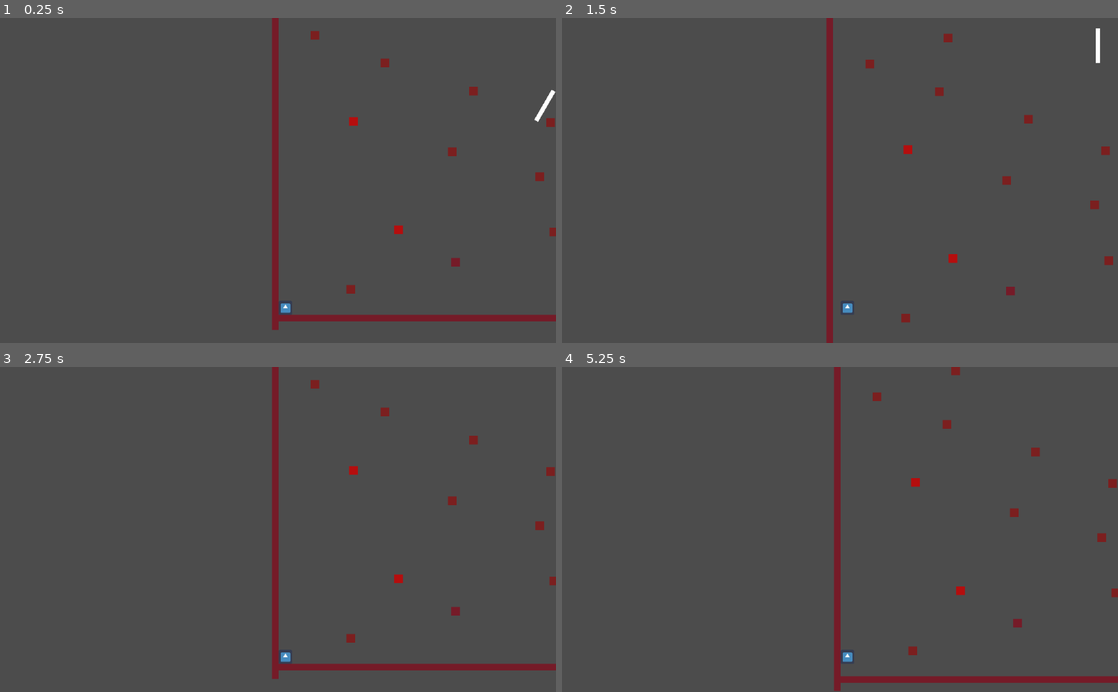
Above: before the commit, frames 1-4 (two rows, left to right).
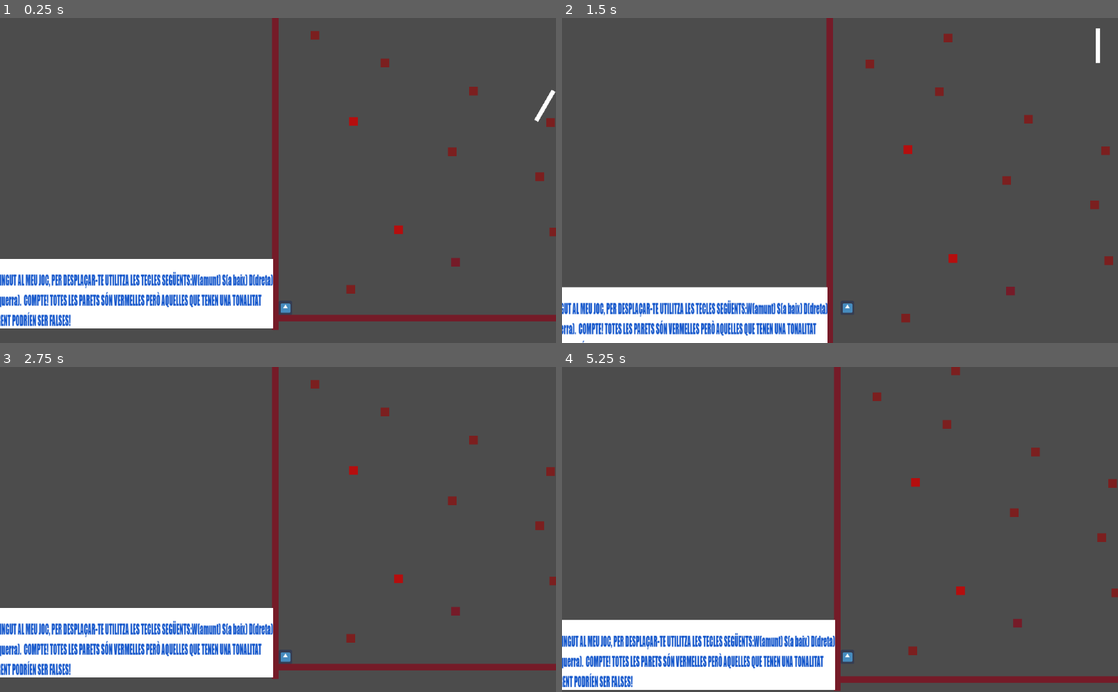
Above: after the commit, the same moments.

Repository: layolabernat/Joc-1
Game: Godot game, scene res://Joc.tscn
The game is run twice, just before and just after one commit, with the same random seed, the same clock (stepped at 60 frames per second) and the same inputs. The engine's default icon, where the game draws it, is replaced by a stand-in: a white triangle on a blue panel in a dark square.
Inputs:
- Up to frame 1 (0.25 s): no input
- Up to frame 2 (1.5 s): tap W (ves_adalt) at 0.6 s; tap D (ves_dreta) at 1.35 s
- Up to frame 3 (2.75 s): tap A (ves_esquerra) at 2.1 s
- Up to frame 4 (5.25 s): tap Enter at 2.75 s; tap W (ves_adalt) at 2.85, 5.1 s; tap D (ves_dreta) at 3.6 s; tap A (ves_esquerra) at 4.35 s; tap Space at 5 s

The runs differ from the first frame. In frame 1, 10% of the frame differs, in the area x 0-50%, y 74-96%; in frame 2, 8.3%; in frame 3, 10%; in frame 4, 11%, in the area x 0-50%, y 77-100%.

Commit message:
Instruccions

Diff:
--- a/Joc.tscn
+++ b/Joc.tscn
@@ -8,6 +8,7 @@
 [ext_resource path="res://Paret rotatoria2.gd" type="Script" id=6]
 [ext_resource path="res://Paret rotatoria4.gd" type="Script" id=7]
 [ext_resource path="res://2023-03-19 (1).png" type="Texture" id=8]
+[ext_resource path="res://2023-03-19 (3).png" type="Texture" id=9]
 
 [sub_resource type="RectangleShape2D" id=1]
 extents = Vector2( 32, 32.5 )
@@ -199,7 +200,12 @@
 position = Vector2( 180, -2870 )
 script = ExtResource( 7 )
 
-[node name="Sprite" type="Sprite" parent="."]
+[node name="Missatge final" type="Sprite" parent="."]
 position = Vector2( -3402, -3659 )
 scale = Vector2( 1.5, 2 )
 texture = ExtResource( 8 )
+
+[node name="INSTRUCCIONS" type="Sprite" parent="."]
+position = Vector2( -696, 522 )
+scale = Vector2( 1.5, 3 )
+texture = ExtResource( 9 )
Binary file added: 2023-03-19 (3).png
Not shown, added: 2023-03-19 (3).png.import
Not shown: 1 places in Joc.tscn that only renumber resources
